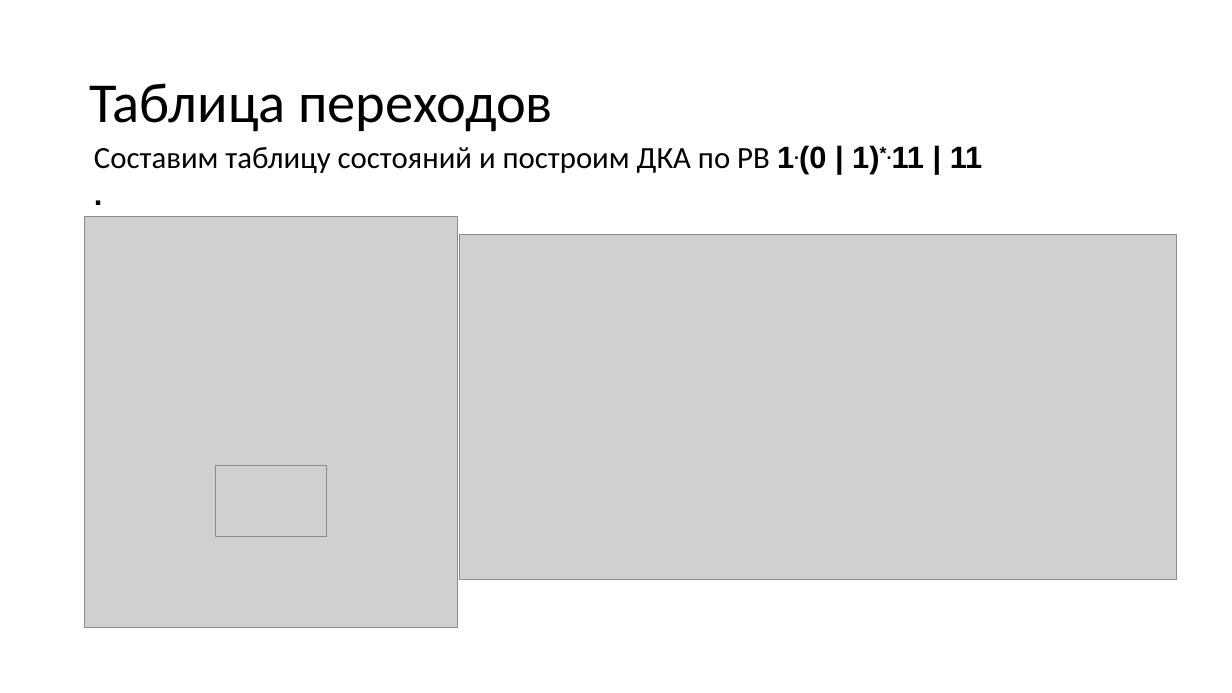
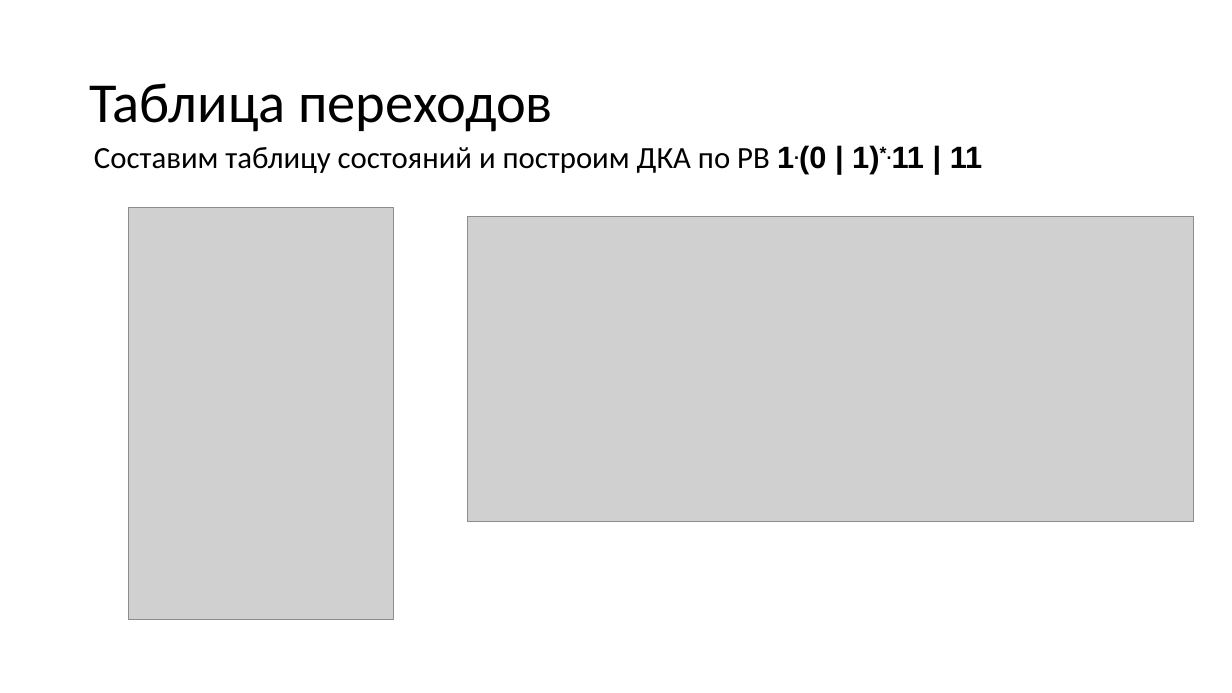
Before and after one commit to goddamnteam/korzun, a slide deck: slide 6 of task4.pptx. Drawn at 1232x693 pixels with LibreOffice and Linux fonts; fonts in the diff are those of the drawing; grey boxes stand for pictures. Boxes give left, top, right and bottom in pixels: in the first picture for what was removed or moved away, otherwise in the second. Text is boxed around its words. In the diff, an @@ line names an element or a change of style, - is before the commit and + after.

```diff
--- a/task4.pptx
+++ b/task4.pptx
@@ text at box(94, 145, 983, 173): paragraph removed @@
-.
@@ picture: place and size @@
-picture at box(85, 217, 457, 628)
+picture at box(128, 208, 394, 620)
@@ picture: place and size @@
-picture at box(459, 235, 1177, 579)
+picture at box(468, 217, 1193, 522)
@@ picture removed at box(215, 465, 326, 536) @@
```
Also in this commit, not shown: 4 other slides changed.
